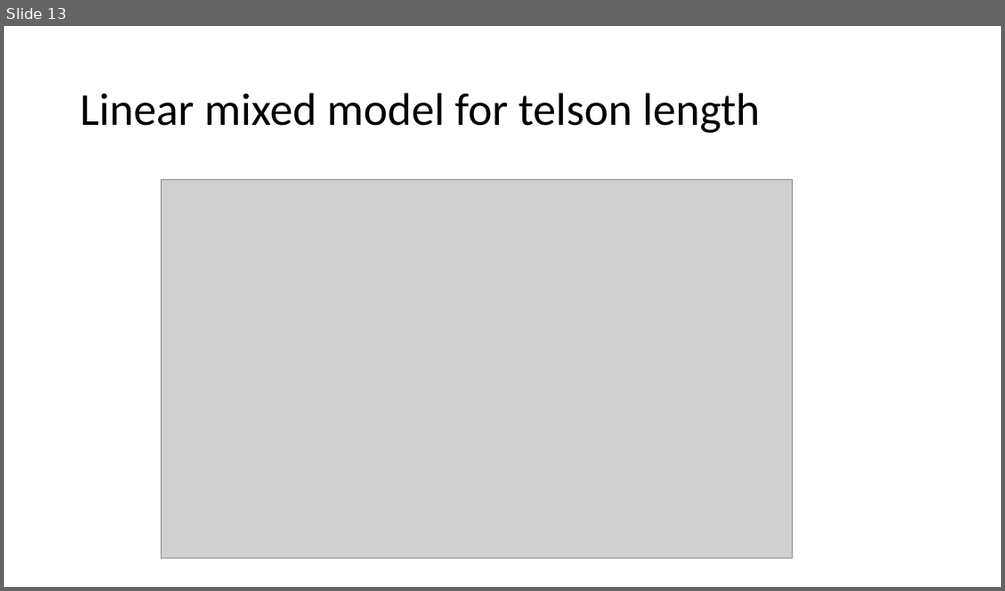
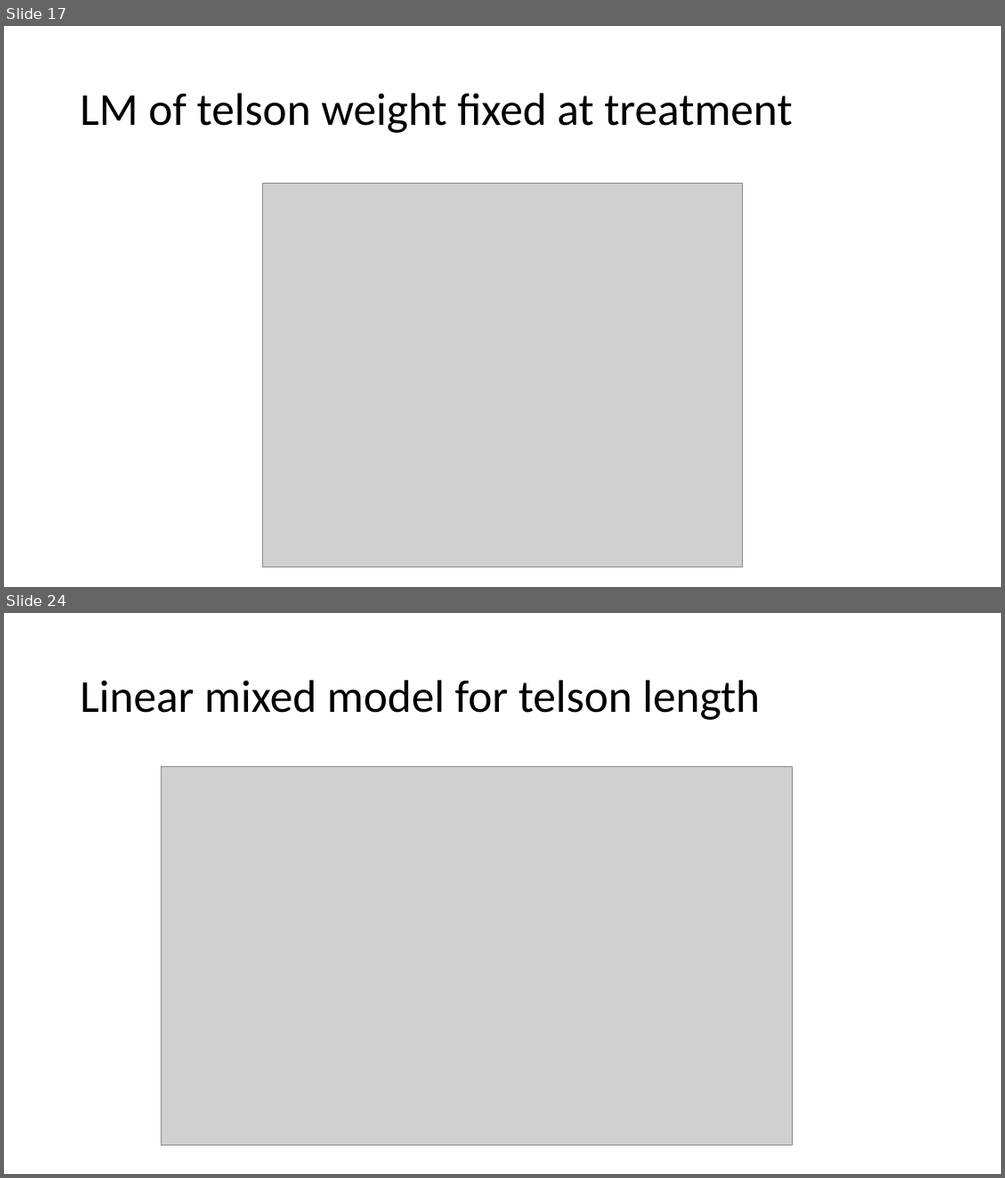
Before and after one commit to NWFSC-OA-lab/krill_size_2019, a slide deck: Krill size plots.pptx. Shown one above the other, each under a label of ours: slide 13 before the commit, slides 17 and 24 after it; the slides between them are not shown. The pictures are 1005x591 and 1005x1178 pixels, drawn with LibreOffice and Linux fonts; fonts in the diff are those of the drawing; grey boxes stand for pictures. Boxes give left, top, right and bottom in pixels: in the first picture for what was removed or moved away, otherwise in the second. Text is boxed around its words. In the diff, an @@ line names an element or a change of style, - is before the commit and + after.

```diff
--- a/Krill size plots.pptx
+++ b/Krill size plots.pptx
@@ slide 17 added at [4,26,1001,587], background #FFFFFF @@
@@ title added at [80,93,792,133], 44 pt, text #000000 @@
+LM of telson weight fixed at treatment
@@ picture added at [263,183,742,567] @@
@@ what was slide 13 is now slide 24 @@
```
Also in this commit, not shown: 11 slides changed, 10 other slides added, 4 other files.
